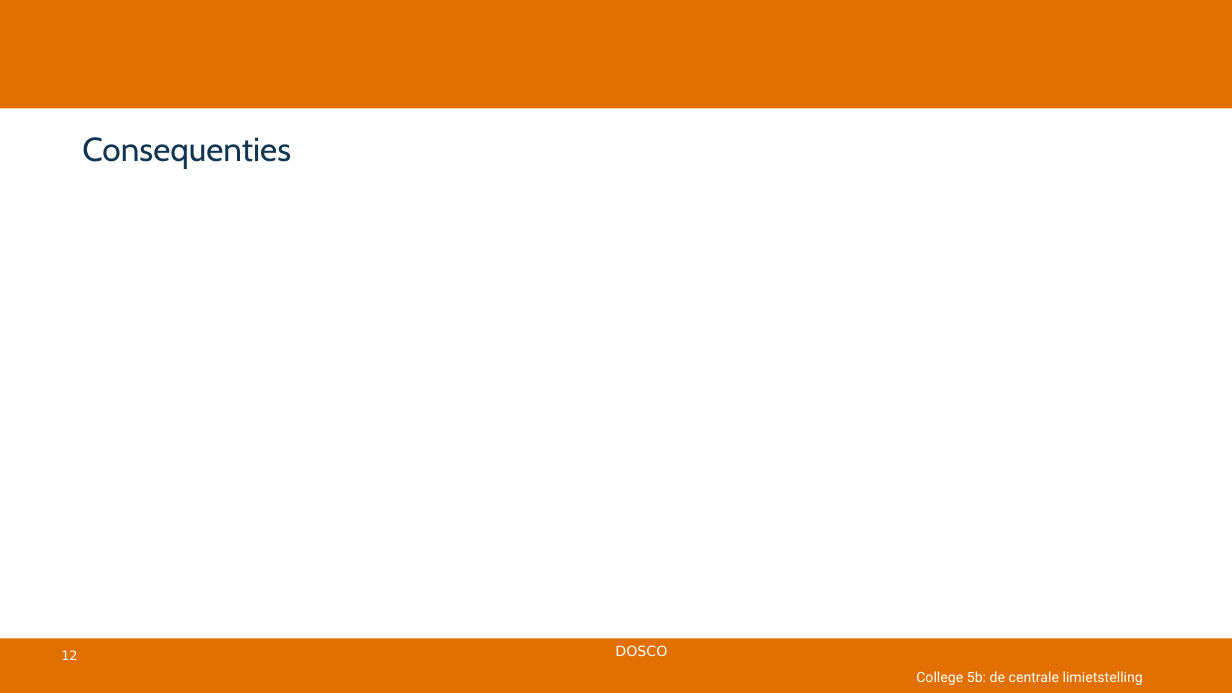
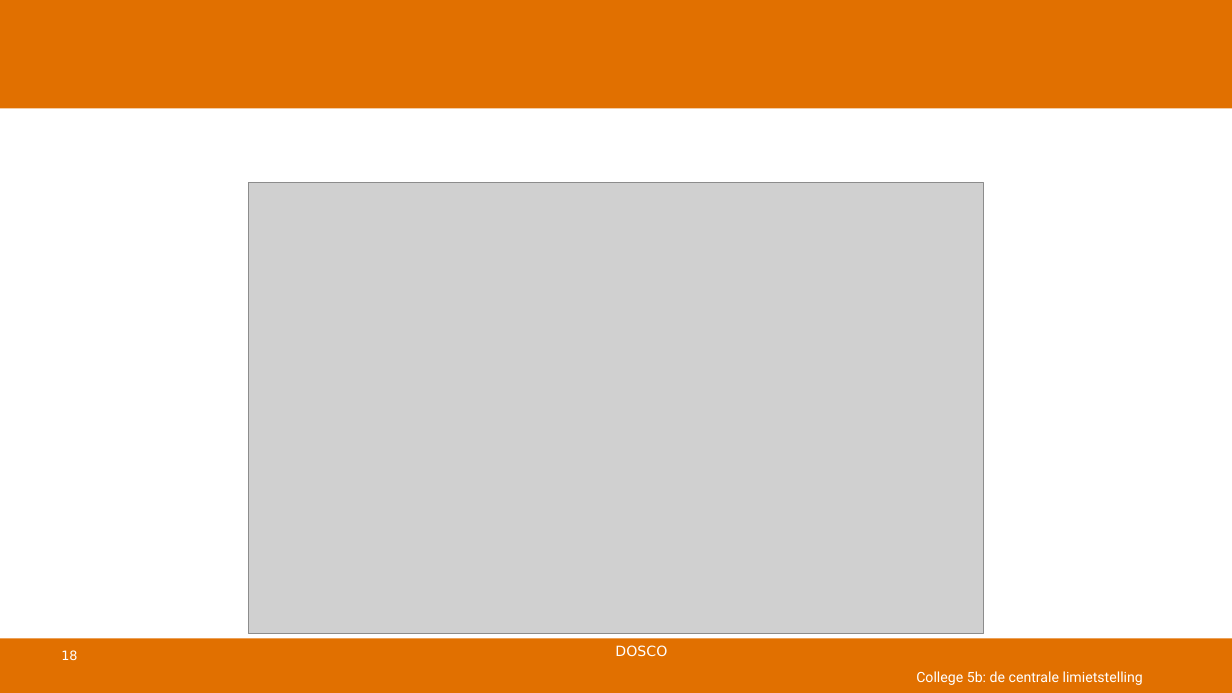
Before and after one commit to DBlom96/Statistiek, a slide deck: slide 18 of Slides/2025-2026/Slides/Statistiek 2025-2026 -- college 5b -- centrale limietstelling.pptx (slide 12 before the commit). Drawn at 1232x693 pixels with LibreOffice and Linux fonts; fonts in the diff are those of the drawing; grey boxes stand for pictures; background and template pictures are left out. Boxes give left, top, right and bottom in pixels: in the first picture for what was removed or moved away, otherwise in the second. Text is boxed around its words. In the diff, an @@ line names an element or a change of style, - is before the commit and + after.

```diff
--- a/Slides/2025-2026/Slides/Statistiek 2025-2026 -- college 5b -- centrale limietstelling.pptx
+++ b/Slides/2025-2026/Slides/Statistiek 2025-2026 -- college 5b -- centrale limietstelling.pptx
@@ title removed at (82, 137, 291, 169) @@
-Consequenties
@@ picture added at (249, 183, 983, 634) @@
@@ page number at (61, 650, 77, 660): text changed @@
-12
+18
```
Also in this commit, not shown: 5 other slides changed, 1 slide removed, 1 other file.
